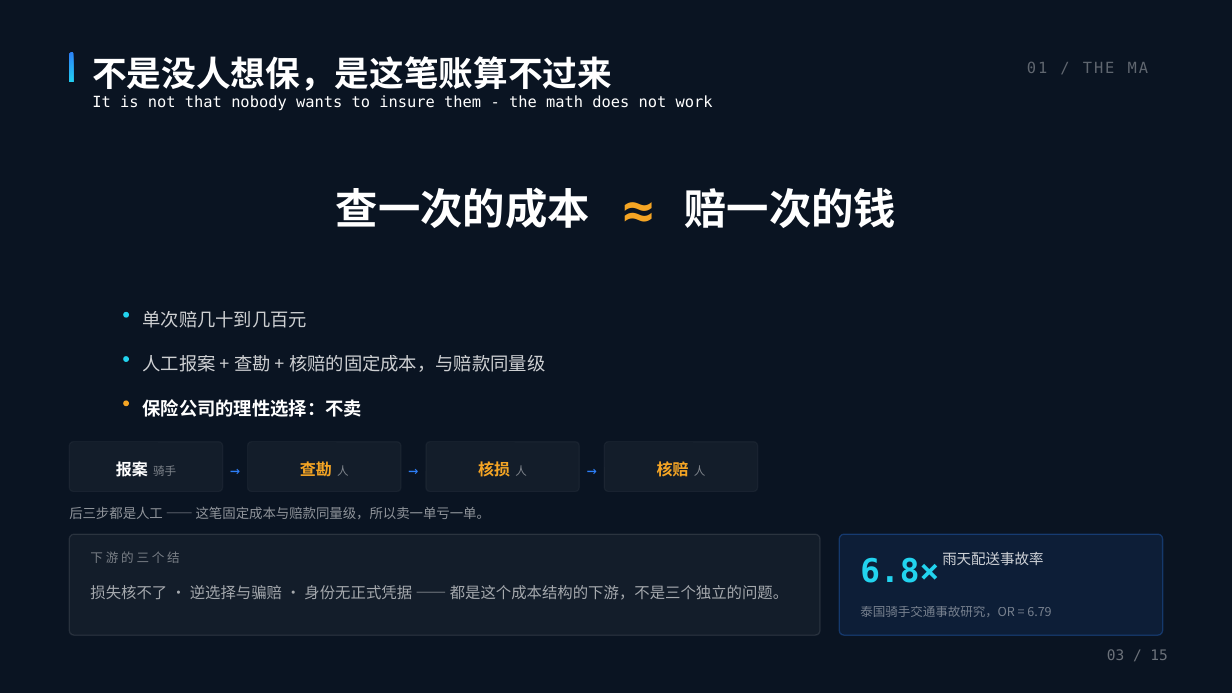
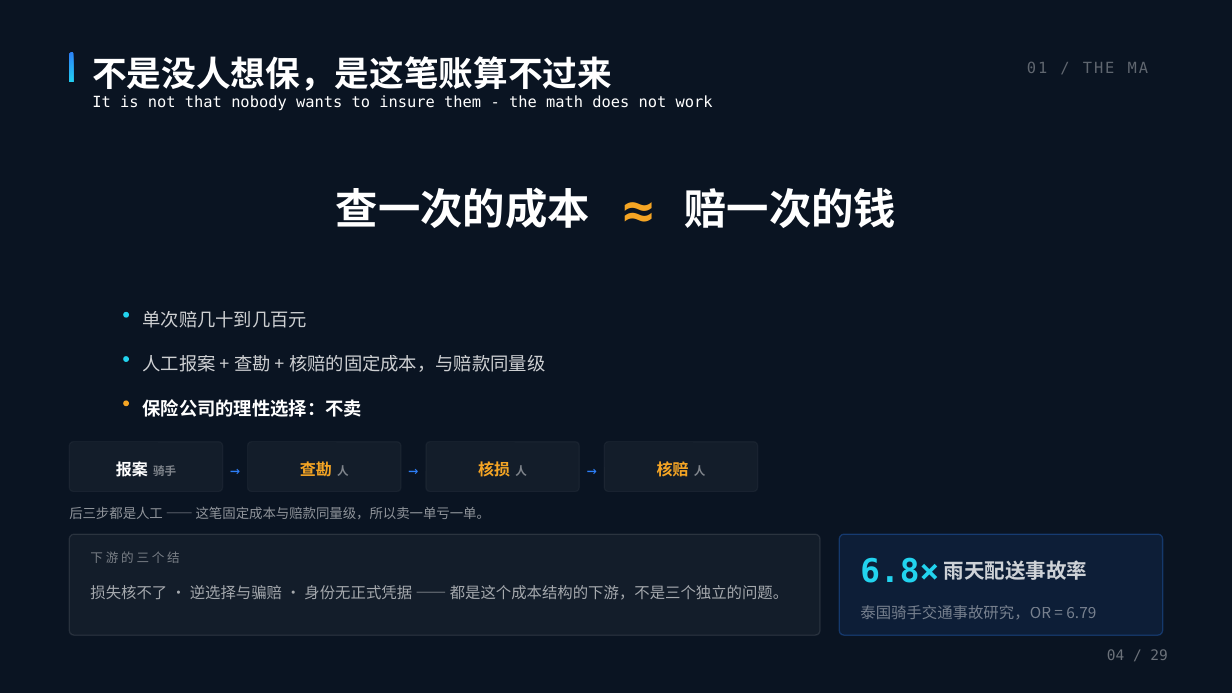
Before and after one commit to BruceLeezh/rainproof-pro, a slide deck: slide 4 of 01-参赛材料/交付物/PPT/神麻组-雨证-路演PPT-精简版-2026-10-30.pptx (slide 3 before the commit). Drawn at 1232x693 pixels with LibreOffice and Linux fonts; fonts in the diff are those of the drawing. Boxes give left, top, right and bottom in pixels: in the first picture for what was removed or moved away, otherwise in the second. Text is boxed around its words. In the diff, an @@ line names an element or a change of style, - is before the commit and + after.

```diff
--- a/01-参赛材料/交付物/PPT/神麻组-雨证-路演PPT-精简版-2026-10-30.pptx
+++ b/01-参赛材料/交付物/PPT/神麻组-雨证-路演PPT-精简版-2026-10-30.pptx
@@ background #0A1422 to #FFFFFF @@
@@ rectangle added at (0,0,1232,693), fill #0A1422 @@
@@ text "报案 骑手" at (116,459,176,480): bold on in "骑手" @@
@@ bold on in "人" in 3 elements at (300,461,349,476), (478,461,527,477), (657,461,706,477) @@
@@ text "雨天配送事故率": place and size @@
-text "雨天配送事故率" at (942,552,1043,565)
+text "雨天配送事故率" at (944,560,1087,580)
@@ text "雨天配送事故率" at (944,560,1087,580): size 11.2 to 16 pt, bold on @@
@@ text "泰国骑手交通事故研究，OR = 6.79" at (860,605,1096,619): size 9.8 to 12 pt @@
@@ text at (1107,649,1167,660): text changed @@
-03 / 15
+04 / 29
```
Also in this commit, not shown: 1 other slide changed, 1 slide added, 40 other files.
